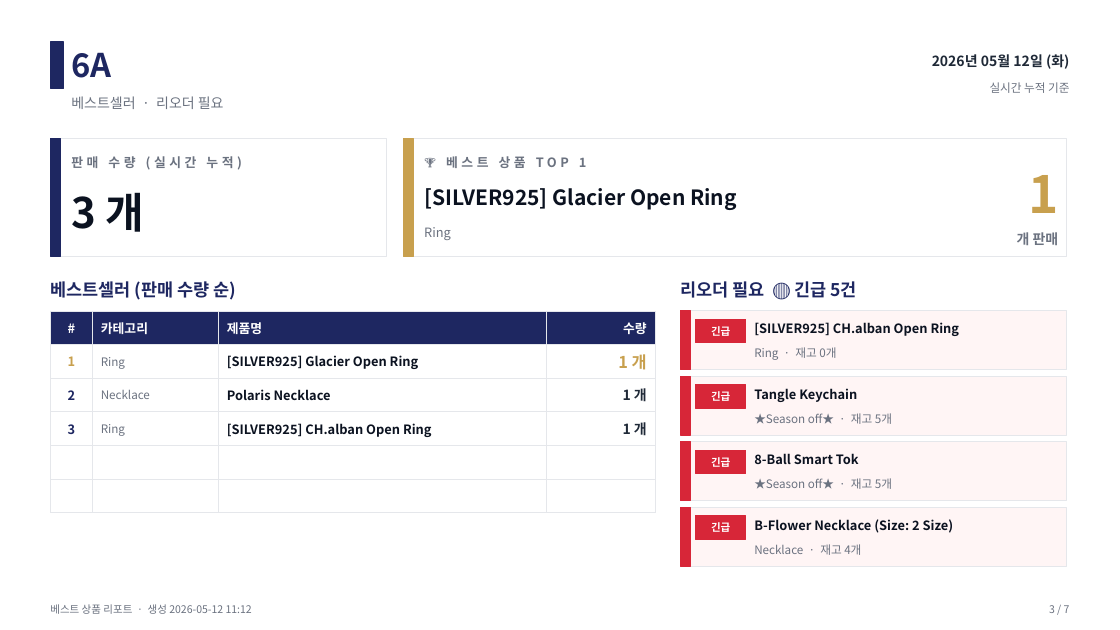
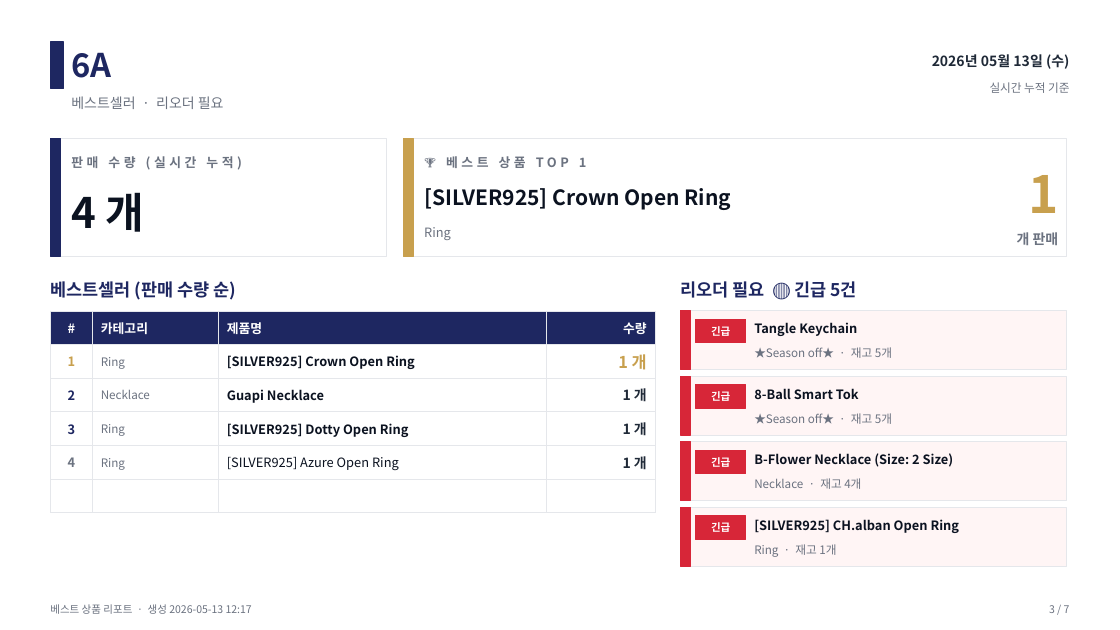
Before and after one commit to j65209/Brightbeed, a slide deck: slide 3 of data/sales-report.pptx. Drawn at 1120x630 pixels with LibreOffice and Linux fonts; fonts in the diff are those of the drawing. Boxes give left, top, right and bottom in pixels: in the first picture for what was removed or moved away, otherwise in the second. Text is boxed around its words. In the diff, an @@ line names an element or a change of style, - is before the commit and + after.

```diff
--- a/data/sales-report.pptx
+++ b/data/sales-report.pptx
@@ text at box(932, 54, 1069, 69): text changed @@
-2026년 05월 12일 (화)
+2026년 05월 13일 (수)
@@ text at box(71, 192, 145, 232): text changed @@
-3 개
+4 개
@@ text at box(424, 188, 732, 210): text changed @@
-[SILVER925] Glacier Open Ring
+[SILVER925] Crown Open Ring
@@ table at box(50, 311, 655, 474) @@
-row 2: 1 | Ring | [SILVER925] Glacier Open Ring | 1 개
-row 3: 2 | Necklace | Polaris Necklace | 1 개
-row 4: 3 | Ring | [SILVER925] CH.alban Open Ring | 1 개
+row 2: 1 | Ring | [SILVER925] Crown Open Ring | 1 개
+row 3: 2 | Necklace | Guapi Necklace | 1 개
+row 4: 3 | Ring | [SILVER925] Dotty Open Ring | 1 개
+row 5: 4 | Ring | [SILVER925] Azure Open Ring | 1 개
-row 6:  |  |  | 
@@ text at box(754, 347, 892, 358): text changed @@
-Ring · 재고 0개
+★Season off★ · 재고 5개
@@ 3 texts: place and size @@
-3 texts at box(754, 388, 954, 533)
+3 texts at box(754, 322, 954, 467)
@@ text at box(754, 478, 861, 489): text changed @@
-★Season off★ · 재고 5개
+Necklace · 재고 4개
@@ text "[SILVER925] CH.alban Open Ring": place and size @@
-text "[SILVER925] CH.alban Open Ring" at box(754, 322, 960, 336)
+text "[SILVER925] CH.alban Open Ring" at box(754, 519, 960, 533)
@@ text at box(754, 544, 836, 557): text changed @@
-Necklace · 재고 4개
+Ring · 재고 1개
@@ text at box(50, 604, 252, 614): text changed @@
-베스트 상품 리포트 · 생성 2026-05-12 11:12
+베스트 상품 리포트 · 생성 2026-05-13 12:17
```
Also in this commit, not shown: 6 other slides changed.
